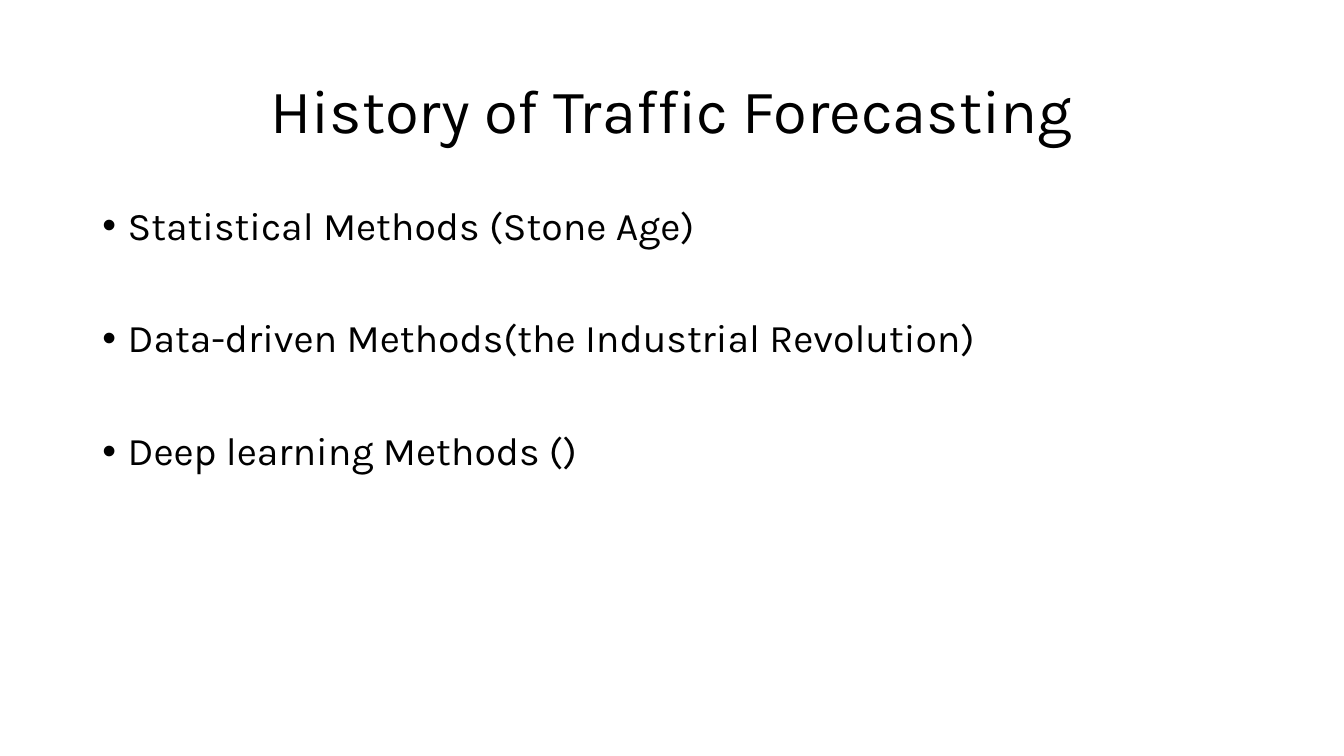
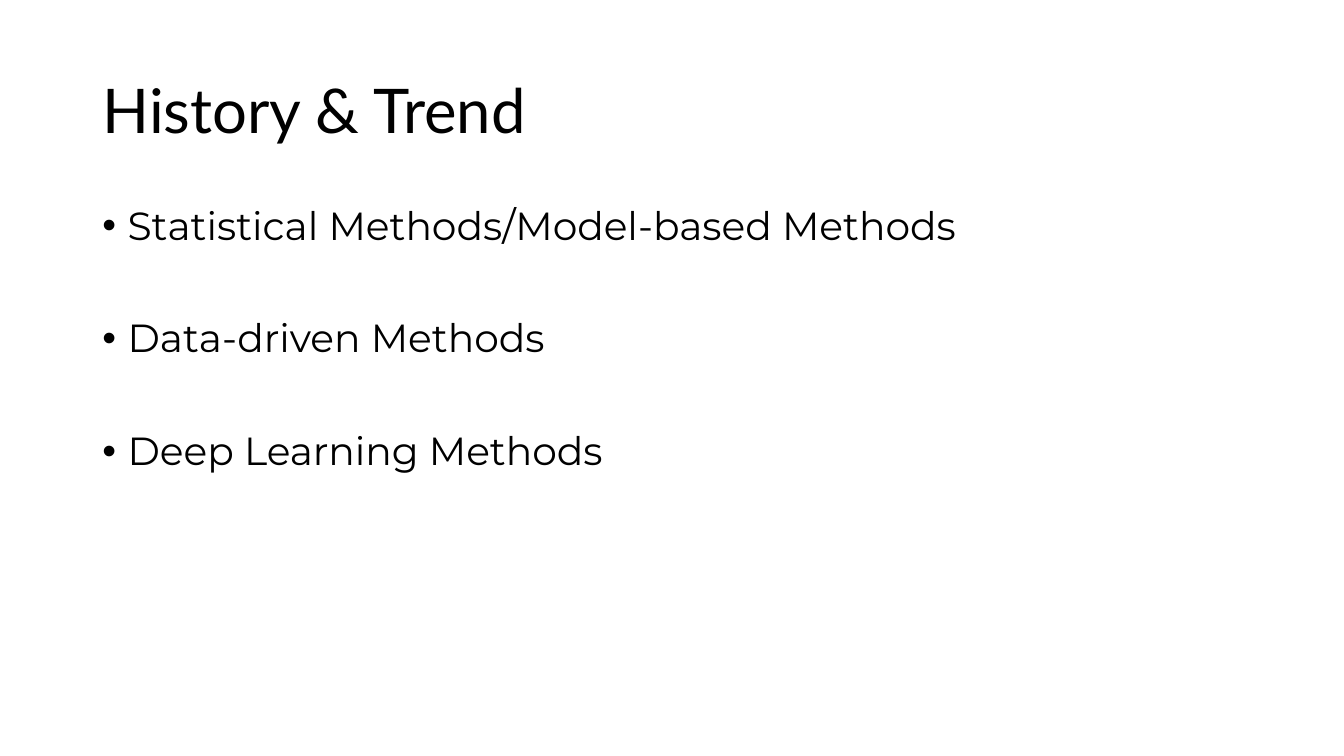
Before and after one commit to zhengyouhan/TransInfos24, a slide deck: slide 4 of Rinko_Drafts/A Brief Survey on Deep Learning in.pptx (slide 3 before the commit). Drawn at 1344x756 pixels with LibreOffice and Linux fonts; fonts in the diff are those of the drawing. Boxes give left, top, right and bottom in pixels: in the first picture for what was removed or moved away, otherwise in the second. Text is boxed around its words. In the diff, an @@ line names an element or a change of style, - is before the commit and + after.

Commit message:
edited ppt

```diff
--- a/Rinko_Drafts/A Brief Survey on Deep Learning in.pptx
+++ b/Rinko_Drafts/A Brief Survey on Deep Learning in.pptx
@@ title at bbox=[102, 87, 526, 144]: text changed; font Karla to Lato @@
-History of Traffic Forecasting
+History & Trend
@@ text at bbox=[128, 207, 956, 473]: text changed; font Karla to Montserrat @@
-• Statistical Methods (Stone Age)
-• Data-driven Methods(the Industrial Revolution)
-• Deep learning Methods ()
+• Statistical Methods/Model-based Methods
+• Data-driven Methods
+• Deep Learning Methods
```
Also in this commit, not shown: 2 other slides changed, 3 slides added, 1 slide removed.
